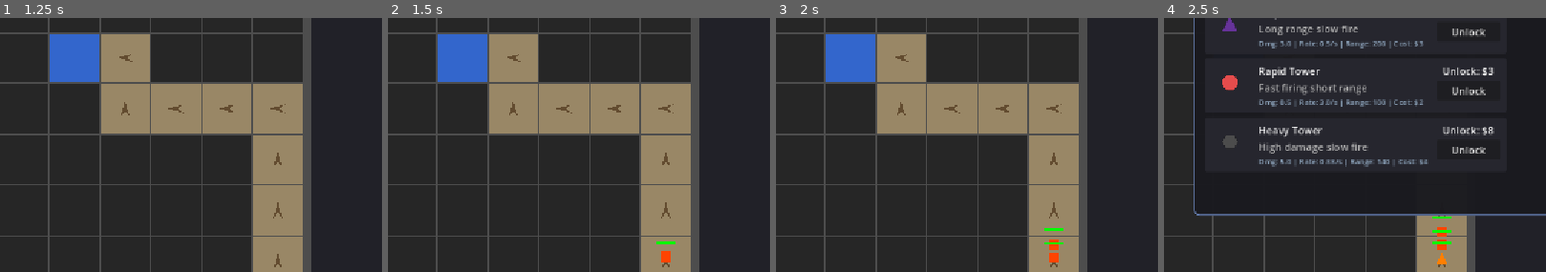
Above: before the commit, frames 1-4 (left to right).
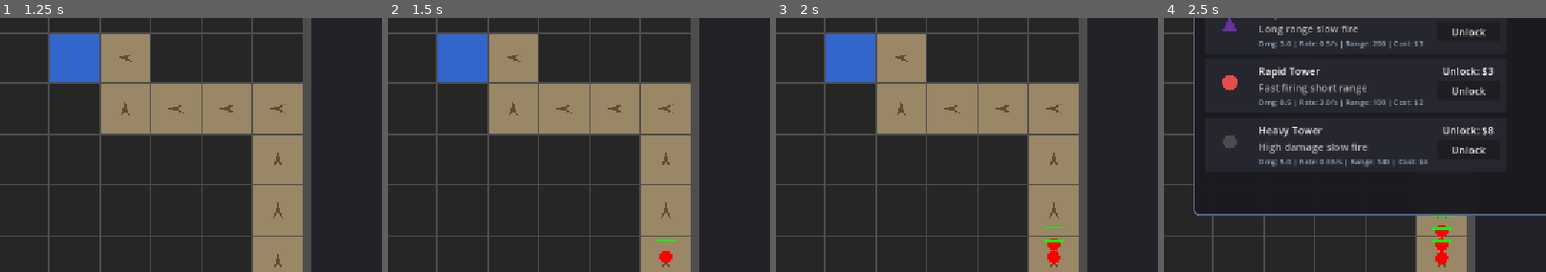
Above: after the commit, the same moments.

Repository: chaconeric-alt/Tower-Defense
Game: Godot game, scene res://scenes/main.tscn
The game is run twice, just before and just after one commit, with the same random seed, the same clock (stepped at 60 frames per second) and the same inputs.
Inputs:
- Up to frame 1 (1.25 s): click "Easy (1 Path)" at 0.5 s
- Up to frame 2 (1.5 s): click "Start Wave" at 1.25 s
- Up to frame 3 (2 s): no input
- Up to frame 4 (2.5 s): click "Tower Catalog" at 2 s
The pictures show only the part of the screen within x 21-71%, y 42-92%; the shares and areas given below are measured in that part.

Frame 1 is identical in both runs. In frame 2, 0.2% of the frame differs, in the area x 70-76%, y 87-97%; in frame 3, 0.4%; in frame 4, 0.5%, in the area x 70-76%, y 77-97%.

Commit message:
Add wave_config.csv for per-round, per-entry enemy spawning
New CSV at config/wave_config.csv defines each wave with specific enemy
type counts per entry point (up to 4). If the file is missing at
runtime, ConfigManager creates it with default values.

- ConfigManager: loads/parses wave_config.csv, creates defaults if
  missing, adds get_waves_for_round() and get_enemy_type_by_name()
- GameManager: removed hardcoded wave_templates, delegates to
  ConfigManager
- GameBoard: spawn_all_waves() now reads per-entry enemy types and
  interleaves spawning across entry points

https://claude.ai/code/session_013oxrzj2Z4Yj85FfnCiQAYx

Diff:
--- /dev/null
+++ b/tower_defense/tower_defense/config/wave_config.csv
@@ -0,0 +1,12 @@
+round,wave,speed,hp_multiplier,entry1_Scout,entry1_Runner,entry1_Sprinter,entry1_Tank,entry2_Scout,entry2_Runner,entry2_Sprinter,entry2_Tank,entry3_Scout,entry3_Runner,entry3_Sprinter,entry3_Tank,entry4_Scout,entry4_Runner,entry4_Sprinter,entry4_Tank
+1,1,3.0,1.0,3,0,0,0,2,0,0,0,0,0,0,0,0,0,0,0
+2,1,3.0,1.0,3,1,0,0,3,1,0,0,0,0,0,0,0,0,0,0
+3,1,3.0,1.0,2,1,0,0,2,1,0,0,0,0,0,0,0,0,0,0
+3,2,4.0,1.0,1,2,0,0,1,2,0,0,0,0,0,0,0,0,0,0
+4,1,3.0,1.0,2,2,0,0,2,2,0,0,0,0,0,0,0,0,0,0
+4,2,4.0,1.0,0,1,2,1,0,1,2,1,0,0,0,0,0,0,0,0
+5,1,4.0,1.0,2,2,1,0,2,2,1,0,0,0,0,0,0,0,0,0
+5,2,5.0,1.0,0,1,2,1,0,2,2,2,0,0,0,0,0,0,0,0
+6,1,4.0,1.2,2,2,1,0,2,2,1,0,0,0,0,0,0,0,0,0
+6,2,5.0,1.2,1,2,2,1,1,2,2,1,0,0,0,0,0,0,0,0
+6,3,5.0,1.5,0,1,2,2,1,2,2,2,0,0,0,0,0,0,0,0
--- a/tower_defense/tower_defense/game_manager_autoload.gd
+++ b/tower_defense/tower_defense/game_manager_autoload.gd
@@ -21,14 +21,6 @@
 signal round_changed(round_num: int)
 signal wave_changed(wave_num: int, total: int)
 
-var wave_templates: Dictionary = {
-	1: [[5, 3, 1.0]],
-	2: [[8, 3, 1.0]],
-	3: [[6, 3, 1.0], [6, 4, 1.0]],
-	4: [[8, 3, 1.0], [8, 4, 1.0]],
-	5: [[10, 4, 1.0], [10, 5, 1.0]],
-	6: [[10, 4, 1.2], [12, 5, 1.2], [12, 5, 1.5]]
-}
 
 func start_game(diff: int):
 	difficulty = diff
@@ -95,7 +87,7 @@
 	change_state(GameState.COMBAT)
 
 func get_waves_for_round() -> Array:
-	return wave_templates.get(current_round, [[5, 3, 1.0]])
+	return ConfigManager.get_waves_for_round(current_round)
 
 func round_complete():
 	if current_round >= max_rounds:
--- a/tower_defense/tower_defense/scripts/config_manager.gd
+++ b/tower_defense/tower_defense/scripts/config_manager.gd
@@ -4,10 +4,12 @@
 const GAME_CONFIG_FILE = "res://config/game_config.csv"
 const TOWER_CONFIG_FILE = "res://config/tower_types.csv"
 const ENEMY_CONFIG_FILE = "res://config/enemy_types.csv"
+const WAVE_CONFIG_FILE = "res://config/wave_config.csv"
 
 var game_config: Dictionary = {}
 var tower_types: Array = []
 var enemy_types: Array = []
+var wave_config: Dictionary = {}  # round_num -> Array of wave dicts
 
 func _ready():
 	load_all_configs()
@@ -16,6 +18,7 @@
 	load_game_config()
 	load_tower_config()
 	load_enemy_config()
+	load_wave_config()
 
 func load_game_config():
 	if not FileAccess.file_exists(GAME_CONFIG_FILE):
@@ -112,6 +115,114 @@
 		enemy_types.append(entry)
 	file.close()
 
+func load_wave_config():
+	if not FileAccess.file_exists(WAVE_CONFIG_FILE):
+		push_warning("wave_config.csv not found, creating defaults")
+		create_default_wave_config()
+
+	var file = FileAccess.open(WAVE_CONFIG_FILE, FileAccess.READ)
+	if file == null:
+		push_warning("Failed to open wave_config.csv, using hardcoded defaults")
+		_set_default_wave_config()
+		return
+
+	var header = file.get_line().strip_edges().split(",")
+	wave_config = {}
+
+	# Parse header to find entry columns (format: entry1_Scout, entry2_Runner, etc.)
+	var entry_columns: Array = []
+	for i in range(header.size()):
+		var col = header[i].strip_edges()
+		if col.begins_with("entry"):
+			var underscore_pos = col.find("_")
+			if underscore_pos > 0:
+				var entry_num = int(col.substr(5, underscore_pos - 5)) - 1  # 0-indexed
+				var type_name = col.substr(underscore_pos + 1)
+				entry_columns.append({"col": i, "entry": entry_num, "type": type_name})
+
+	while not file.eof_reached():
+		var line = file.get_line().strip_edges()
+		if line == "":
+			continue
+		var parts = line.split(",")
+		if parts.size() < 4:
+			continue
+
+		var round_num = int(parts[0].strip_edges())
+		var _wave_num = int(parts[1].strip_edges())
+		var speed = float(parts[2].strip_edges())
+		var hp_mult = float(parts[3].strip_edges())
+
+		var entries: Array = [{}, {}, {}, {}]
+		for ec in entry_columns:
+			if ec.col < parts.size():
+				var count = int(parts[ec.col].strip_edges())
+				if count > 0:
+					entries[ec.entry][ec.type] = count
+
+		var wave_data = {
+			"speed": speed,
+			"hp_multiplier": hp_mult,
+			"entries": entries
+		}
+
+		if round_num not in wave_config:
+			wave_config[round_num] = []
+		wave_config[round_num].append(wave_data)
+
+	file.close()
+
+func create_default_wave_config():
+	var file = FileAccess.open(WAVE_CONFIG_FILE, FileAccess.WRITE)
+	if file == null:
+		push_warning("Cannot create wave_config.csv")
+		return
+	file.store_line("round,wave,speed,hp_multiplier,entry1_Scout,entry1_Runner,entry1_Sprinter,entry1_Tank,entry2_Scout,entry2_Runner,entry2_Sprinter,entry2_Tank,entry3_Scout,entry3_Runner,entry3_Sprinter,entry3_Tank,entry4_Scout,entry4_Runner,entry4_Sprinter,entry4_Tank")
+	file.store_line("1,1,3.0,1.0,3,0,0,0,2,0,0,0,0,0,0,0,0,0,0,0")
+	file.store_line("2,1,3.0,1.0,3,1,0,0,3,1,0,0,0,0,0,0,0,0,0,0")
+	file.store_line("3,1,3.0,1.0,2,1,0,0,2,1,0,0,0,0,0,0,0,0,0,0")
+	file.store_line("3,2,4.0,1.0,1,2,0,0,1,2,0,0,0,0,0,0,0,0,0,0")
+	file.store_line("4,1,3.0,1.0,2,2,0,0,2,2,0,0,0,0,0,0,0,0,0,0")
+	file.store_line("4,2,4.0,1.0,0,1,2,1,0,1,2,1,0,0,0,0,0,0,0,0")
+	file.store_line("5,1,4.0,1.0,2,2,1,0,2,2,1,0,0,0,0,0,0,0,0,0")
+	file.store_line("5,2,5.0,1.0,0,1,2,1,0,2,2,2,0,0,0,0,0,0,0,0")
+	file.store_line("6,1,4.0,1.2,2,2,1,0,2,2,1,0,0,0,0,0,0,0,0,0")
+	file.store_line("6,2,5.0,1.2,1,2,2,1,1,2,2,1,0,0,0,0,0,0,0,0")
+	file.store_line("6,3,5.0,1.5,0,1,2,2,1,2,2,2,0,0,0,0,0,0,0,0")
+	file.close()
+
+func _set_default_wave_config():
+	wave_config = {
+		1: [{"speed": 3.0, "hp_multiplier": 1.0, "entries": [{"Scout": 3}, {"Scout": 2}, {}, {}]}],
+		2: [{"speed": 3.0, "hp_multiplier": 1.0, "entries": [{"Scout": 3, "Runner": 1}, {"Scout": 3, "Runner": 1}, {}, {}]}],
+		3: [
+			{"speed": 3.0, "hp_multiplier": 1.0, "entries": [{"Scout": 2, "Runner": 1}, {"Scout": 2, "Runner": 1}, {}, {}]},
+			{"speed": 4.0, "hp_multiplier": 1.0, "entries": [{"Scout": 1, "Runner": 2}, {"Scout": 1, "Runner": 2}, {}, {}]}
+		],
+		4: [
+			{"speed": 3.0, "hp_multiplier": 1.0, "entries": [{"Scout": 2, "Runner": 2}, {"Scout": 2, "Runner": 2}, {}, {}]},
+			{"speed": 4.0, "hp_multiplier": 1.0, "entries": [{"Runner": 1, "Sprinter": 2, "Tank": 1}, {"Runner": 1, "Sprinter": 2, "Tank": 1}, {}, {}]}
+		],
+		5: [
+			{"speed": 4.0, "hp_multiplier": 1.0, "entries": [{"Scout": 2, "Runner": 2, "Sprinter": 1}, {"Scout": 2, "Runner": 2, "Sprinter": 1}, {}, {}]},
+			{"speed": 5.0, "hp_multiplier": 1.0, "entries": [{"Runner": 1, "Sprinter": 2, "Tank": 1}, {"Runner": 2, "Sprinter": 2, "Tank": 2}, {}, {}]}
+		],
+		6: [
+			{"speed": 4.0, "hp_multiplier": 1.2, "entries": [{"Scout": 2, "Runner": 2, "Sprinter": 1}, {"Scout": 2, "Runner": 2, "Sprinter": 1}, {}, {}]},
+			{"speed": 5.0, "hp_multiplier": 1.2, "entries": [{"Scout": 1, "Runner": 2, "Sprinter": 2, "Tank": 1}, {"Scout": 1, "Runner": 2, "Sprinter": 2, "Tank": 1}, {}, {}]},
+			{"speed": 5.0, "hp_multiplier": 1.5, "entries": [{"Runner": 1, "Sprinter": 2, "Tank": 2}, {"Scout": 1, "Runner": 2, "Sprinter": 2, "Tank": 2}, {}, {}]}
+		]
+	}
+
+func get_waves_for_round(round_num: int) -> Array:
+	return wave_config.get(round_num, [])
+
+func get_enemy_type_by_name(type_name: String) -> Dictionary:
+	for type_data in enemy_types:
+		if type_data.get("name", "") == type_name:
+			return type_data
+	return {}
+
 func get_game_setting(key: String, default_value = null):
 	return game_config.get(key, default_value)
 
--- a/tower_defense/tower_defense/scripts/game_board.gd
+++ b/tower_defense/tower_defense/scripts/game_board.gd
@@ -312,33 +312,47 @@
 	for wave_idx in range(waves.size()):
 		GameManager.set_wave_info(wave_idx + 1, waves.size())
 		var wave_data = waves[wave_idx]
-		var enemy_count = int(wave_data[0])
-		var enemy_speed = wave_data[1]
-		var hp_multiplier = wave_data[2]
-
-		# Distribute enemies across paths
+		var enemy_speed = wave_data.get("speed", 3.0)
+		var hp_multiplier = wave_data.get("hp_multiplier", 1.0)
+		var entries = wave_data.get("entries", [])
+
 		var num_paths = path_generator.paths.size()
 		if num_paths == 0:
 			continue
 
-		for i in range(enemy_count):
-			var path_idx = i % num_paths
-			var path = path_generator.paths[path_idx]
-			var world_path = path_generator.get_world_path(path, actual_cell_size)
-
-			# Pick random enemy type
-			var enemy_types = ConfigManager.get_enemy_types()
-			var type_data = enemy_types[randi() % enemy_types.size()]
-
-			var enemy = CharacterBody2D.new()
-			enemy.set_script(load("res://scripts/enemy.gd"))
-			enemy.initialize(type_data, GameManager.difficulty, hp_multiplier, enemy_speed)
-			enemy_container.add_child(enemy)
-			enemy.set_path(world_path)
-			active_enemies += 1
-			enemy.tree_exiting.connect(_on_enemy_removed)
-
-			await get_tree().create_timer(0.5).timeout
+		# Build per-entry spawn queues with {type_data, path_idx}
+		var entry_queues: Array = []
+		for entry_idx in range(mini(entries.size(), num_paths)):
+			var queue: Array = []
+			for type_name in entries[entry_idx]:
+				var count = entries[entry_idx][type_name]
+				var type_data = ConfigManager.get_enemy_type_by_name(type_name)
+				if type_data.size() > 0:
+					for _j in range(count):
+						queue.append({"type": type_data, "path_idx": entry_idx})
+			entry_queues.append(queue)
+
+		# Interleave spawning across entry points
+		var max_queue_size = 0
+		for q in entry_queues:
+			max_queue_size = maxi(max_queue_size, q.size())
+
+		for i in range(max_queue_size):
+			for entry_idx in range(entry_queues.size()):
+				if i < entry_queues[entry_idx].size():
+					var spawn_info = entry_queues[entry_idx][i]
+					var path = path_generator.paths[spawn_info.path_idx]
+					var world_path = path_generator.get_world_path(path, actual_cell_size)
+
+					var enemy = CharacterBody2D.new()
+					enemy.set_script(load("res://scripts/enemy.gd"))
+					enemy.initialize(spawn_info.type, GameManager.difficulty, hp_multiplier, enemy_speed)
+					enemy_container.add_child(enemy)
+					enemy.set_path(world_path)
+					active_enemies += 1
+					enemy.tree_exiting.connect(_on_enemy_removed)
+
+					await get_tree().create_timer(0.5).timeout
 
 		# Brief pause between waves
 		if wave_idx < waves.size() - 1:
